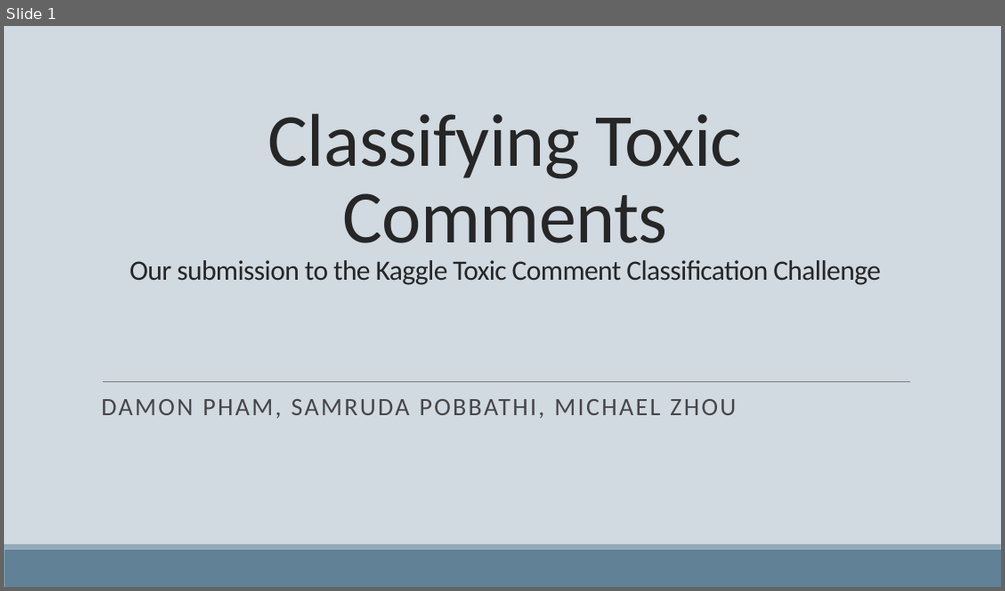
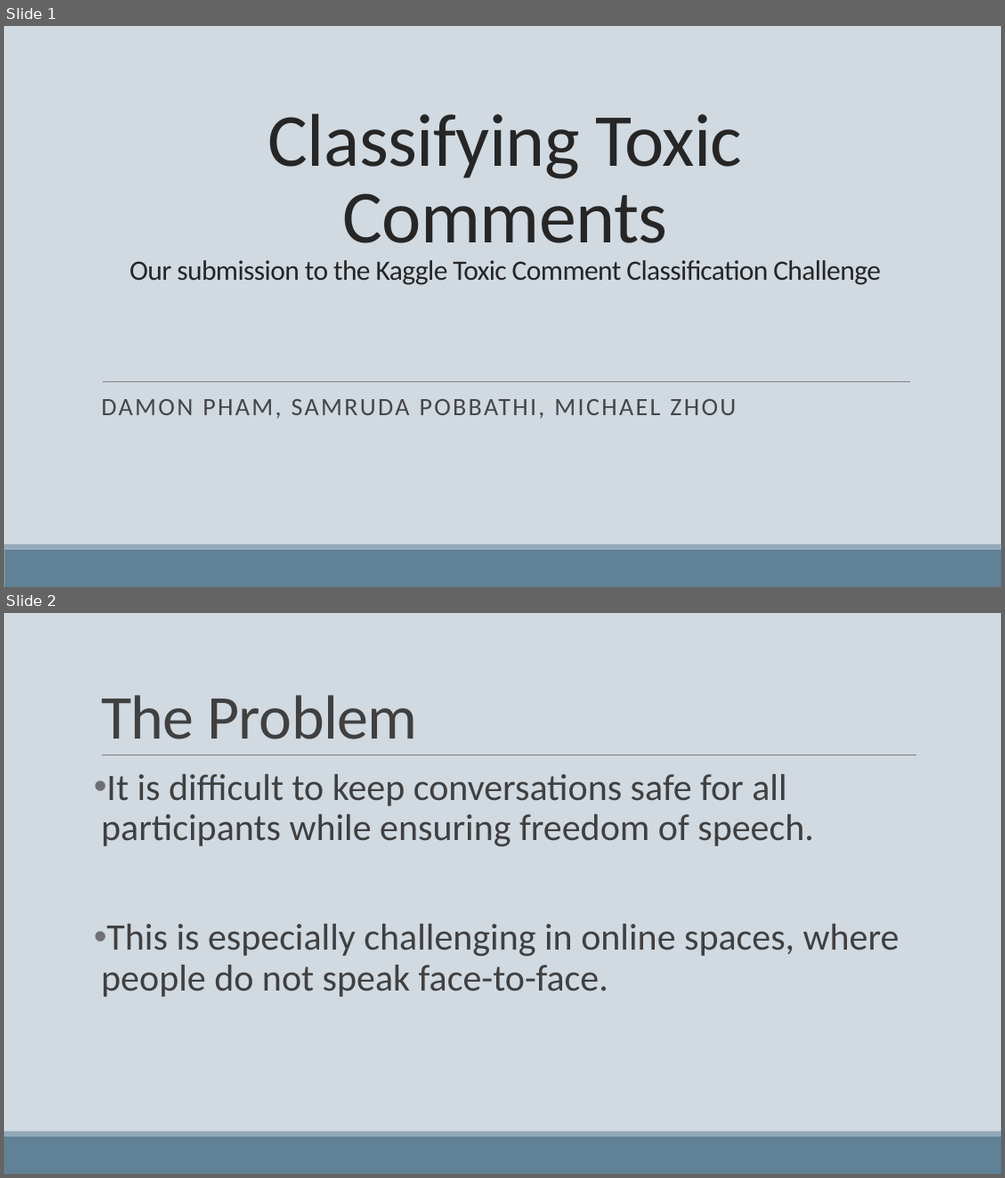
Before and after one commit to michizhou/toxic-comments-kaggle, a slide deck: hackathon_presentation.pptx. Shown one above the other, each under a label of ours: slide 1 before the commit, slides 1 and 2 after it. The pictures are 1005x591 and 1005x1178 pixels, drawn with LibreOffice and Linux fonts; fonts in the diff are those of the drawing. Boxes give left, top, right and bottom in pixels: in the first picture for what was removed or moved away, otherwise in the second. Text is boxed around its words. In the diff, an @@ line names an element or a change of style, - is before the commit and + after.

```diff
--- a/hackathon_presentation.pptx
+++ b/hackathon_presentation.pptx
@@ slide 2 added at [4,613,1001,1174], background #D1D9E1; not listed: 2 template elements that a slide beside it also shows @@
@@ title added at [101,695,417,739], 60 pt, text #404040 @@
+The Problem
@@ line added from (102, 755) to (917, 755), #808080 0.5 pt @@
@@ text added at [101,774,899,997], 36 pt, text #404040 @@
+• It is difficult to keep conversations safe for all participants while ensuring freedom of speech.
+• This is especially challenging in online spaces, where people do not speak face-to-face.
```
Also in this commit, not shown: 3 other slides added, 1 slide removed.
